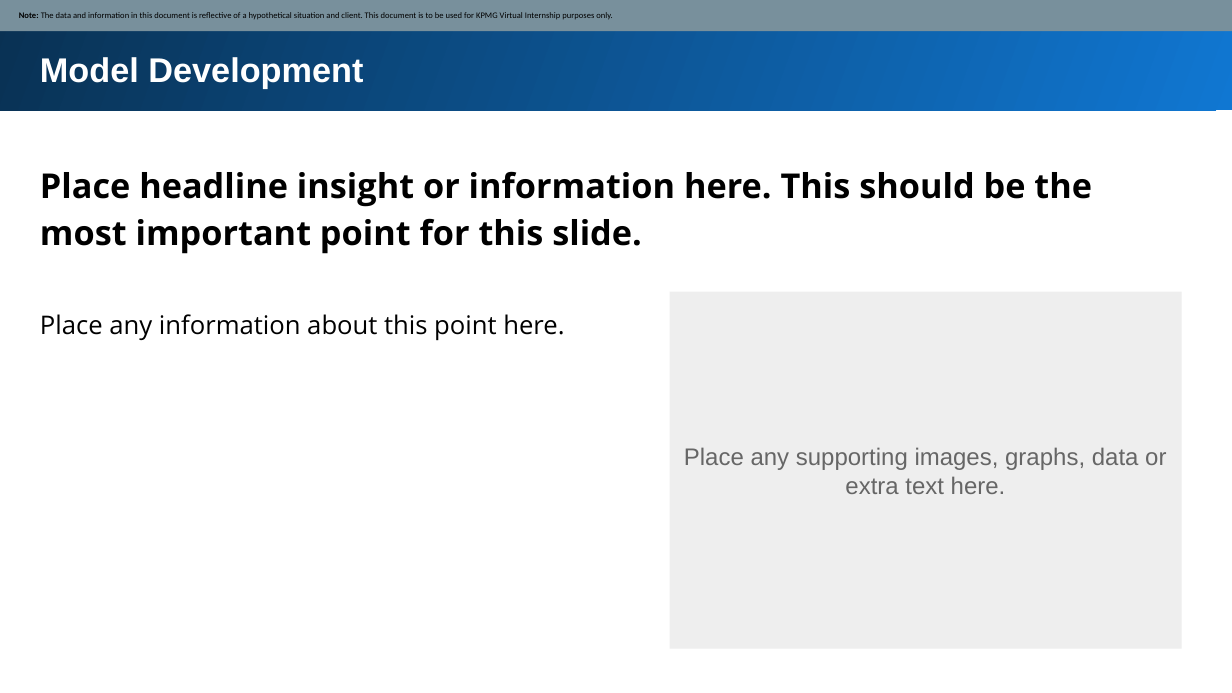
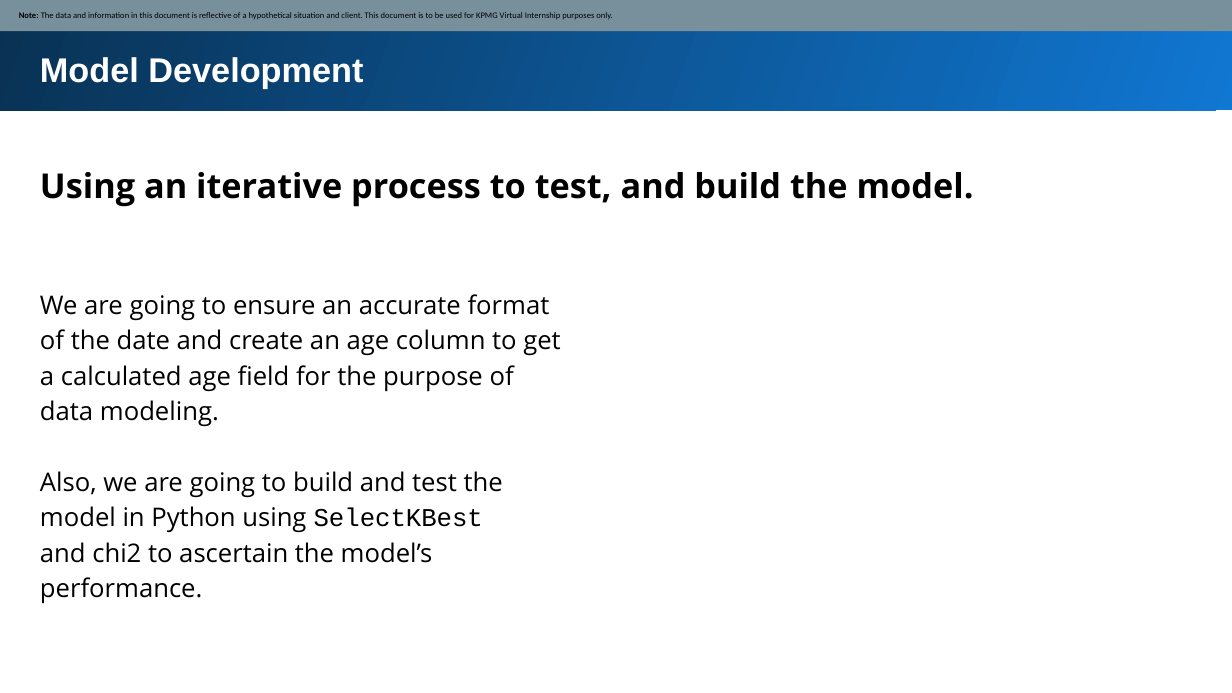
Before and after one commit to Mikingsley02/KPMG_Intern, a slide deck: slide 5 of Task_2/Module_2_Template_slide.pptx. Drawn at 1232x693 pixels with LibreOffice and Linux fonts; fonts in the diff are those of the drawing. Boxes give left, top, right and bottom in pixels: in the first picture for what was removed or moved away, otherwise in the second. Text is boxed around its words. In the diff, an @@ line names an element or a change of style, - is before the commit and + after.

```diff
--- a/Task_2/Module_2_Template_slide.pptx
+++ b/Task_2/Module_2_Template_slide.pptx
@@ text at [40, 172, 974, 207]: text changed @@
-Place headline insight or information here. This should be the most important point for this slide.
+Using an iterative process to test, and build the model.
@@ text added at [40, 294, 560, 604], 15 pt, text #000000 @@
+We are going to ensure an accurate format of the date and create an age column to get a calculated age field for the purpose of data modeling.
+Also, we are going to build and test the model in Python using SelectKBest
+and chi2 to ascertain the model’s performance.
@@ rectangle removed at [670, 292, 1183, 649] @@
@@ text removed at [40, 314, 564, 341] @@
-Place any information about this point here.
@@ text removed at [684, 447, 1166, 494] @@
-Place any supporting images, graphs, data or extra text here.
```
Also in this commit, not shown: 3 other slides changed, 6 other files.
